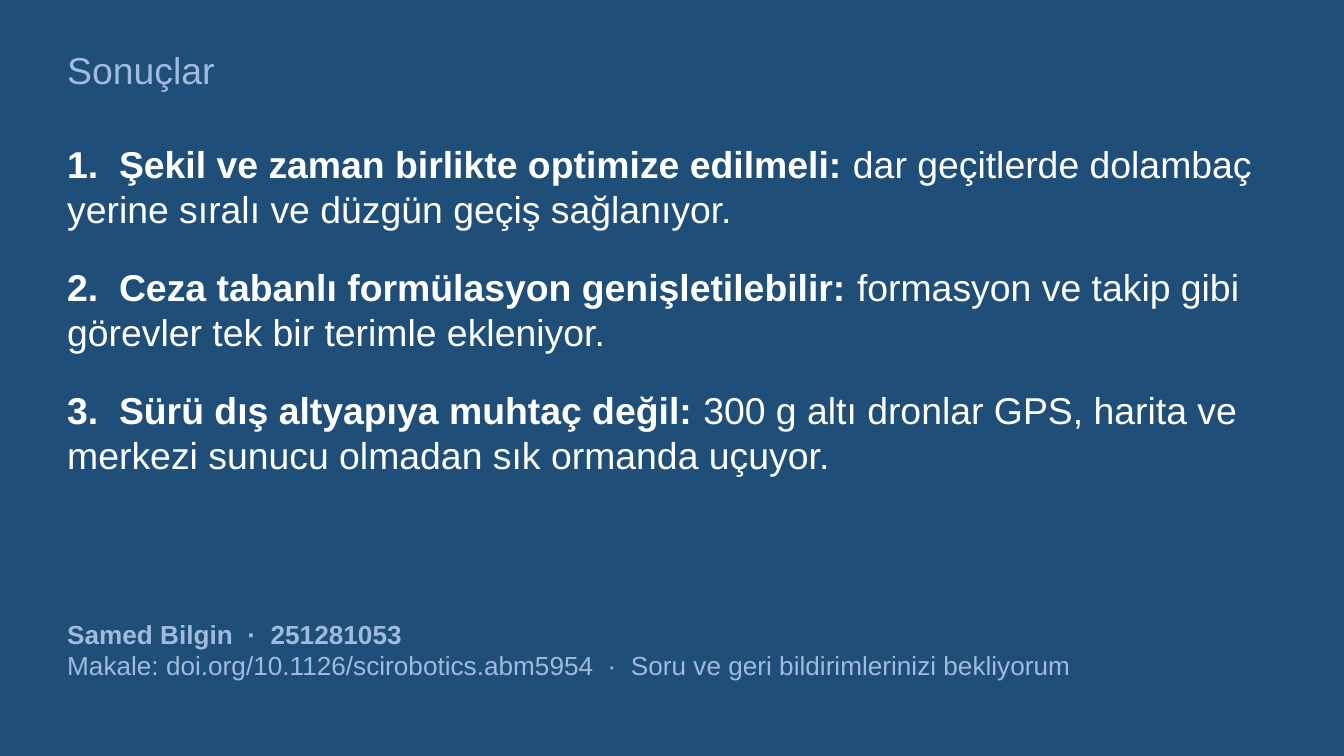
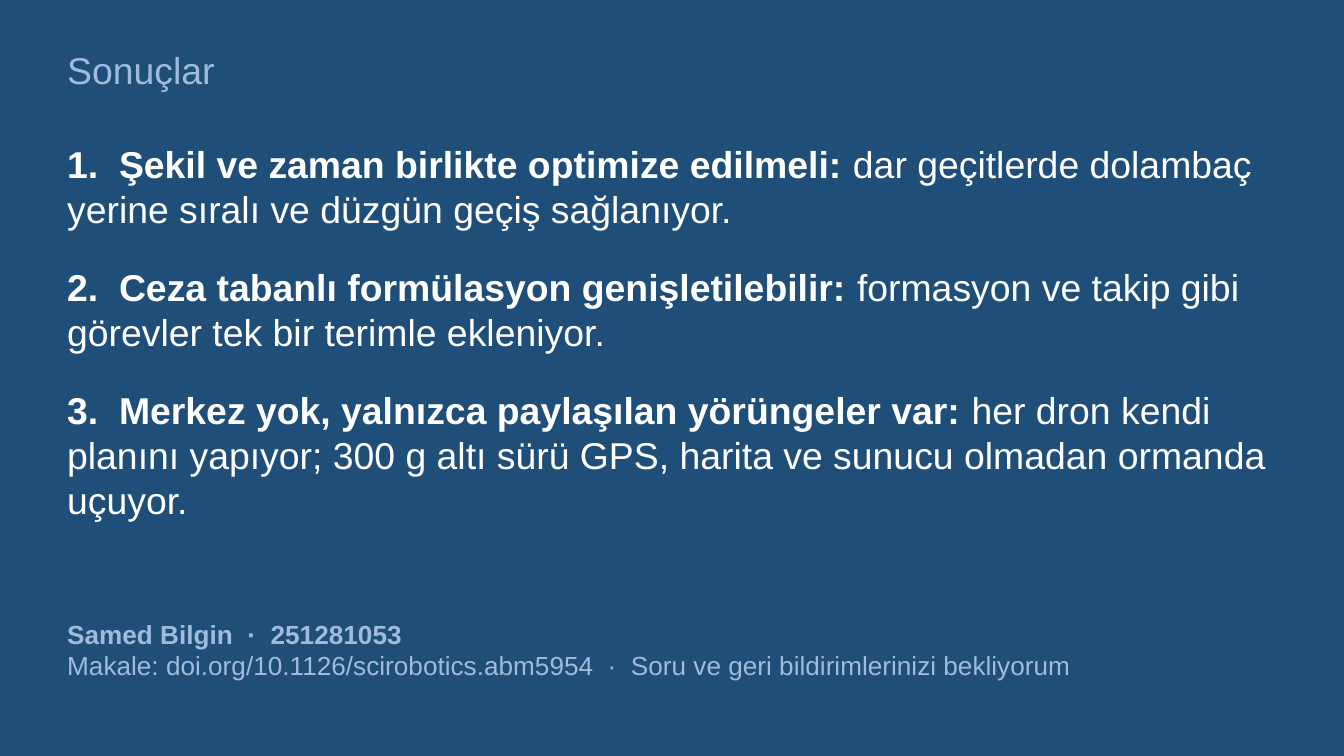
Before and after one commit to SamedBilginAlternet/zhou2022-swarm-sunum, a slide deck: slide 46 of Zhou2022_Suru_Sunumu.pptx (slide 38 before the commit). Drawn at 1344x756 pixels with LibreOffice and Linux fonts; fonts in the diff are those of the drawing. Boxes give left, top, right and bottom in pixels: in the first picture for what was removed or moved away, otherwise in the second. Text is boxed around its words. In the diff, an @@ line names an element or a change of style, - is before the commit and + after.

```diff
--- a/Zhou2022_Suru_Sunumu.pptx
+++ b/Zhou2022_Suru_Sunumu.pptx
@@ text at (x1=67, y1=397, x2=1265, y2=522): text changed @@
-3. Sürü dış altyapıya muhtaç değil: 300 g altı dronlar GPS, harita ve merkezi sunucu olmadan sık ormanda uçuyor.
+3. Merkez yok, yalnızca paylaşılan yörüngeler var: her dron kendi planını yapıyor; 300 g altı sürü GPS, harita ve sunucu olmadan ormanda uçuyor.
```
Also in this commit, not shown: 35 other slides changed, 8 slides added, 3 other files.
